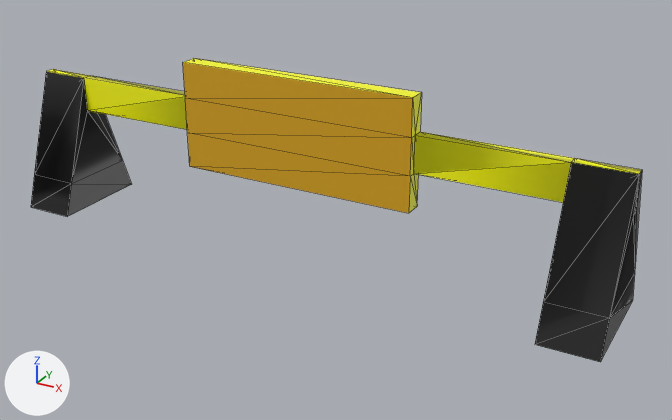
The OBJ model game/assets/models/barrier.obj as it was, and as the next commit left it.
Rendered twice from a camera (50 mm lens) standing at (1.209, -1.995, 1.144) and looking at (0.113, -0.002, 0.148). Lighting does not change. The marker at lower left points along +X, +Y and +Z. Mesh edges are drawn as thin lines. Where no turn or scale is listed for an object, it has been applied to the vertices.

Names of what the first picture shows: 'Sketchup'.
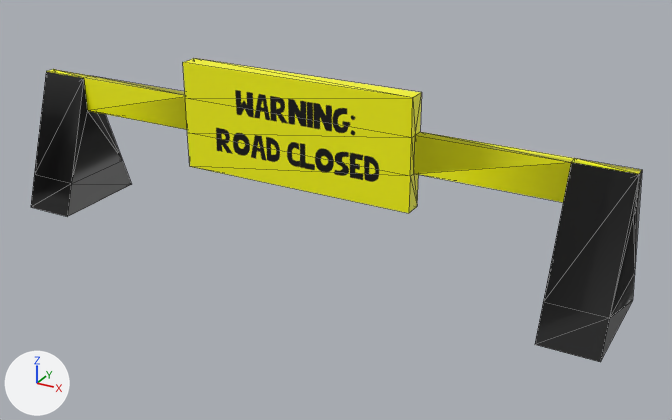
Changed parts and their boxes [x1, y1, x2, y2] in the pictures (672 x 420 px):
```json
{"object": "Sketchup", "change": "surface changed", "before": [182, 60, 415, 213], "after": [182, 60, 415, 213]}
```

The change, as JSON lines over the scene's bpy script:
```json
{"op": "add", "block": "img_roadclosed_png", "code": ["img_roadclosed_png = load_image('roadclosed.png', '../textures/roadclosed.png', 1360, 600, 'sRGB')"]}
{"op": "remove", "block": "mat_0045_goldenrod", "code": "mat_0045_goldenrod.base_color = (0.708, 0.384, 0.0104)  # yellow #dba71a"}
{"op": "add", "block": "mat_0045_goldenrod", "code": "mat_0045_goldenrod.texture = img_roadclosed_png"}
{"block": "me_sketchup", "where": "me_sketchup.from_pydata(...)  # 52 vertices, 120 faces; spans x -0.88..0.88, y -0.17..0.15, z 0.0..0.5"}
{"block": "me_sketchup", "where": "# used by ob_sketchup; location = (0.0, 0.0, 0.0)"}
{"block": "me_sketchup", "change": "me_sketchup part 1: texture (UV) coordinates changed"}
```
